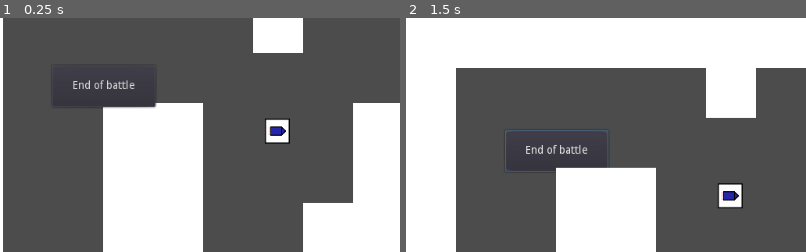
Above: before the commit, frames 1-2 (left to right).
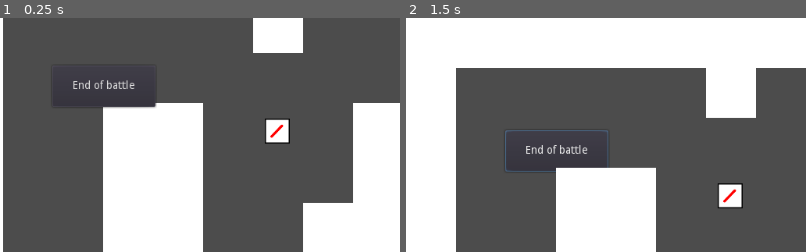
Above: after the commit, the same moments.

Repository: wovri-github/godot_tanks_server
Game: Godot game, scene res://Main/Main.tscn
Two runs of this game, one before a commit and one after it. Both use one fixed random seed, a clock stepped at 60 frames per second and the inputs below.
Inputs (mouse positions are % of the whole screen's width and height, from its top left):
- Up to frame 1 (0.25 s): no input
- Up to frame 2 (1.5 s): click "End of battle" at 0.5 s; tap Enter at 1.25 s; move the mouse to (72, 45) at 1.27 s; press the mouse at (72, 45) at 1.28 s; hold D (right) from 1.28 s (still down)
The pictures show only the part of the screen within x 0-50%, y 0-50%; the shares and areas given below are measured in that part.

The runs differ from the first frame. In frame 1, 0.2% of the frame differs, in the area x 67-72%, y 45-52%; in frame 2, 0.2%, in the area x 78-84%, y 73-80%.

Commit message:
BugFix - change laser Playerpath to owner_id

Diff:
--- a/Main/Game/Map/Map.tscn
+++ b/Main/Game/Map/Map.tscn
@@ -3,7 +3,7 @@
 [ext_resource path="res://textures/square64.png" type="Texture" id=1]
 [ext_resource path="res://Main/Game/Map/Map.gd" type="Script" id=2]
 [ext_resource path="res://Objects/AmmoBox.tscn" type="PackedScene" id=3]
-[ext_resource path="res://textures/rocket.png" type="Texture" id=4]
+[ext_resource path="res://textures/laser_box.png" type="Texture" id=4]
 [ext_resource path="res://Main/Game/Map/CreateMapCollision.gd" type="Script" id=5]
 
 [sub_resource type="TileSet" id=1]
@@ -58,7 +58,7 @@
 
 [node name="AmmoBox" parent="AmmoBoxes" instance=ExtResource( 3 )]
 position = Vector2( 415, 228 )
-type = 1
+type = 3
 
 [node name="TypeSprite" parent="AmmoBoxes/AmmoBox" index="2"]
 texture = ExtResource( 4 )
--- a/Player/Projectiles/LaserBeam.gd
+++ b/Player/Projectiles/LaserBeam.gd
@@ -6,13 +6,15 @@
 
 onready var ray = $RayCast2D
 
-var player_path = NodePath("")
+var owner_id = NAN
 var point : Position2D = null
+
+onready var main_n = $"/root/Main"
 
 
 func setup(player : KinematicBody2D) -> Dictionary:
 	point = player.get_node("%LaserSpawn")
-	player_path = player.get_path()
+	owner_id = int(player.name)
 	return {"SP": point.global_position, "R": point.global_rotation}
 
 func _ready():
@@ -41,11 +43,9 @@
 		add_point(to_local(ray.get_collision_point()))
 
 		if collider.is_in_group("Players"):
-			var player = get_node_or_null(player_path)
-			if !(player == null):
-				player.score += 1
-				Transfer.send_score_update(player.name, player.score)
-			collider.die(name)
+			if owner_id != int(collider.name) and main_n.player_data.has(owner_id):
+				main_n.player_data[int(owner_id)].Score.Kills += 1
+			collider.die(null, owner_id) # name as null bcs we cant destroy it
 			break
 
 		if collider.is_in_group("Corpse"):
--- a/Player/Projectiles/Projectile.gd
+++ b/Player/Projectiles/Projectile.gd
@@ -24,7 +24,8 @@
 	queue_free()
 
 func _on_Projectile_body_entered(body):
-	if !body.is_in_group("Players"): return
+	if !body.is_in_group("Players"):
+		return
 	if owner_id != int(body.name) and main_n.player_data.has(owner_id):
 		main_n.player_data[int(owner_id)].Score.Kills += 1
 	var _name = name
